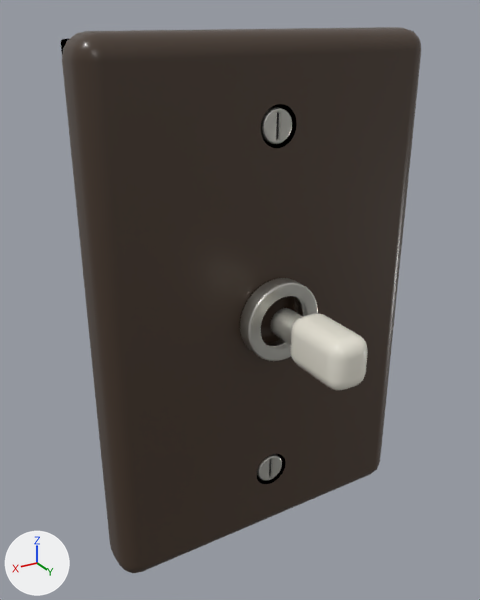
An edit to the glTF model game/assets/props/light_switch.glb, drawn before and after from the same camera.
Camera for both pictures: a camera (50 mm lens) standing at (0.116, 0.199, 0.094) and looking at (0.013, 0.028, 0.008). The lights are fixed; the arrows at lower left show +X, +Y and +Z. The older version comes first. Where no turn or scale is listed for an object, it has been applied to the vertices.

Objects in the first picture: 'MouldedPlate', 'NickelSpindle', 'PorcelainToggle'.
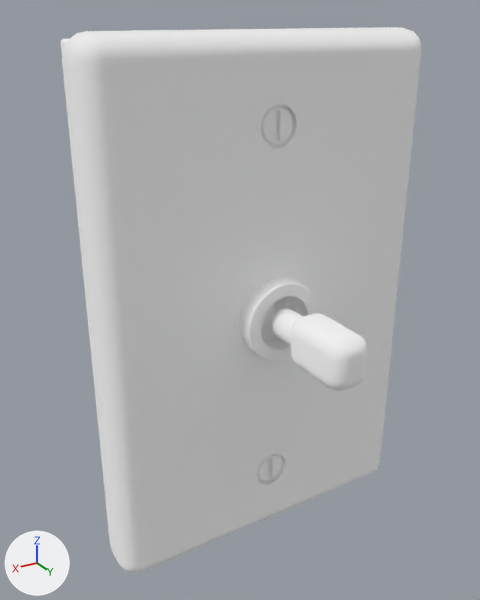
Where the newer file only moved an object's origin or applied its transform, the numbers keep the older frame.

Changed parts and their boxes [x1, y1, x2, y2] in the pictures (480 x 600 px):
'MouldedPlate', recoloured, surface changed (black to white)
    both: [61, 27, 421, 573]
'PorcelainToggle', recoloured, surface changed
    both: [291, 313, 368, 391]
'NickelSpindle', recoloured, surface changed (light grey to white)
    both: [270, 308, 303, 345]

Edits to the bpy script that builds the scene:
```text
Change mat_bakelite:
    mat_bakelite.base_color: (0.065, 0.041, 0.027) -> (1.0, 1.0, 1.0)  # brown #48392e -> white #ffffff
    mat_bakelite.roughness: 0.32 -> 1.0
    mat_bakelite.metallic: 0.0 -> 1.0
Change mat_rubber_aged:
    mat_rubber_aged.base_color: (0.018, 0.015, 0.013) -> (1.0, 1.0, 1.0)  # black #24211e -> white #ffffff
Change mat_nickel_plated:
    mat_nickel_plated.base_color: (0.64, 0.63, 0.58) -> (1.0, 1.0, 1.0)  # light grey #d1d0c8 -> white #ffffff
    mat_nickel_plated.roughness: 0.3 -> 1.0
Change mat_porcelain:
    mat_porcelain.base_color: (0.85, 0.82, 0.72) -> (1.0, 1.0, 1.0)  # white #edeadd -> white #ffffff
    mat_porcelain.metallic: 0.0 -> 1.0
```
